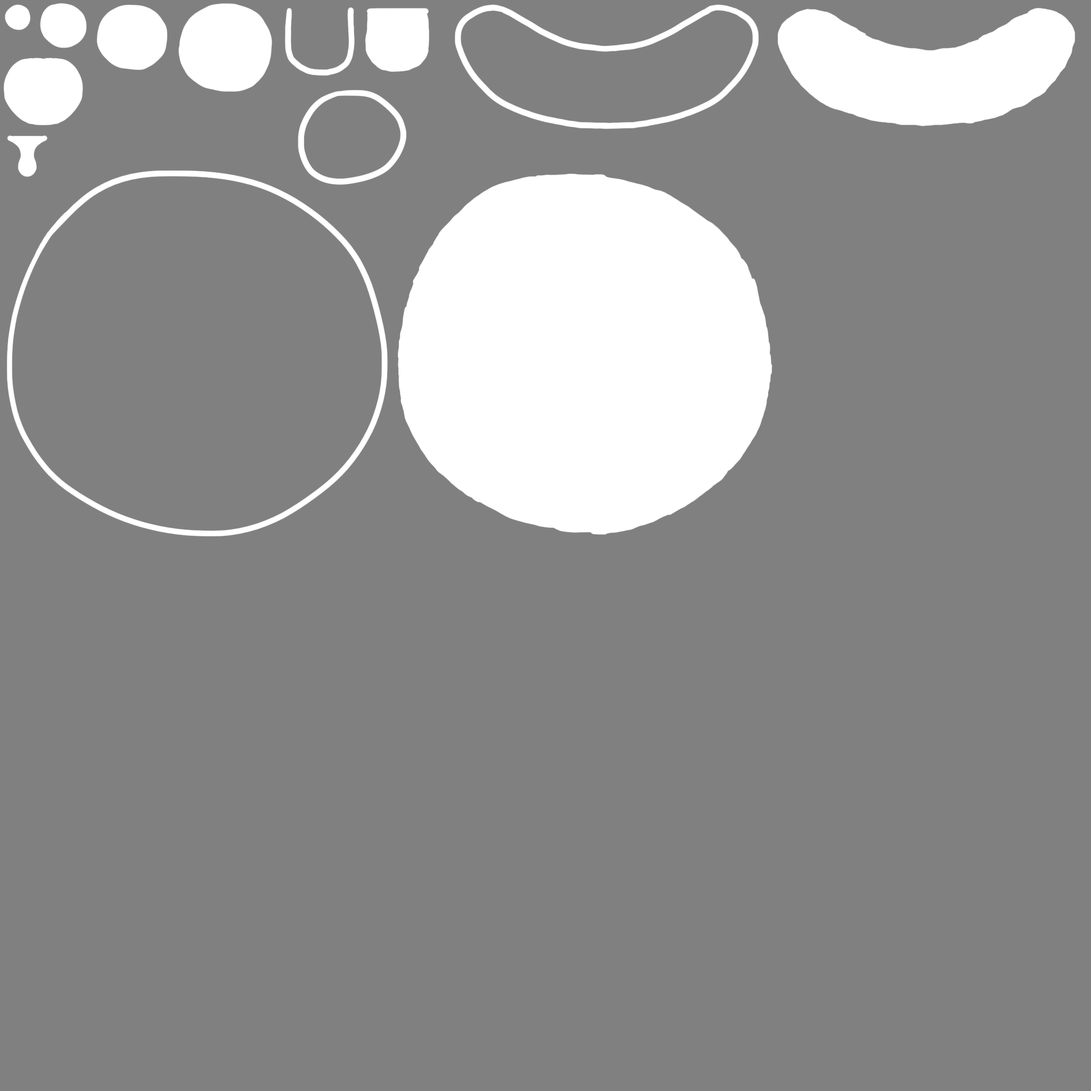
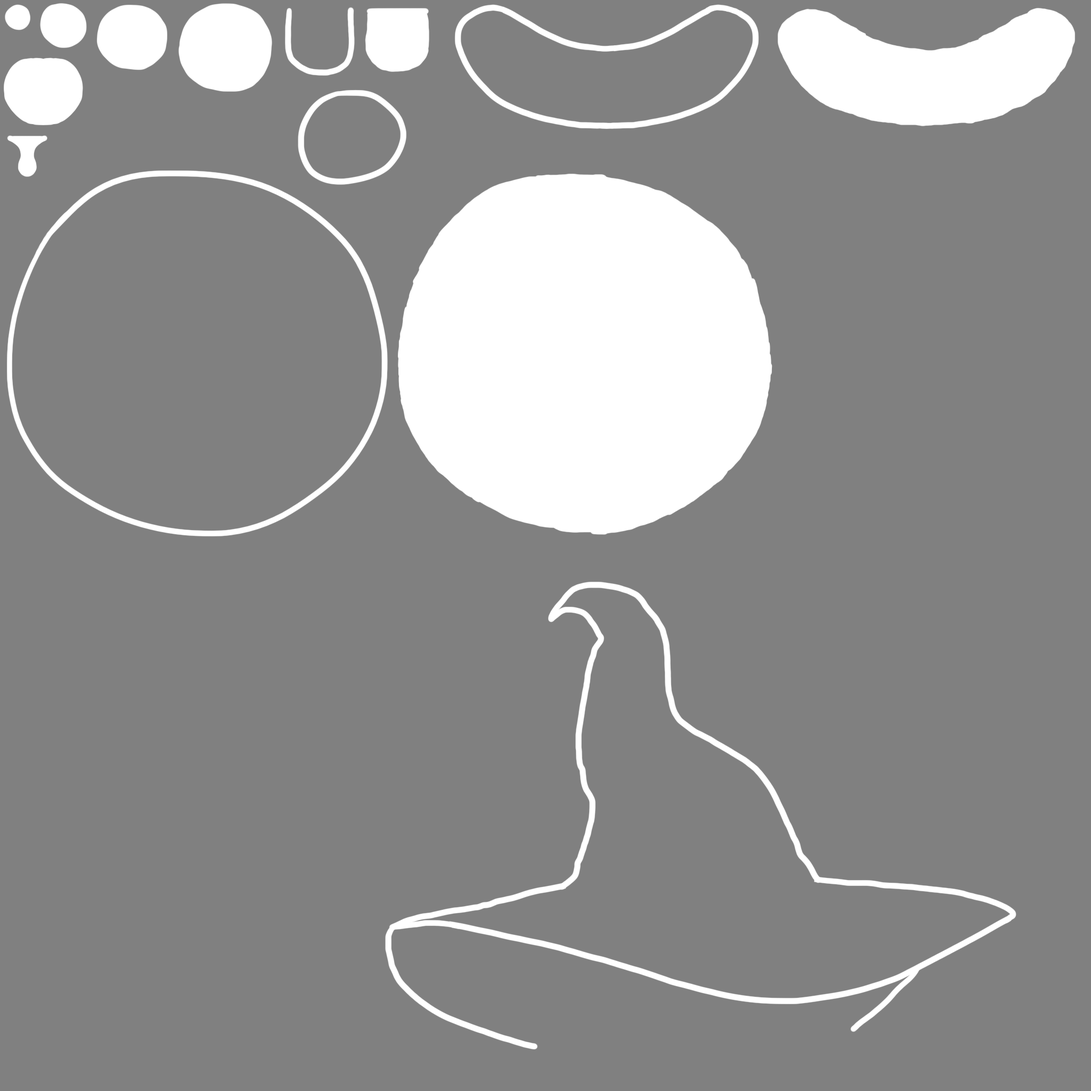
The second 1091 x 1091 image is a revision of the first. Changes to its layers:
renamed "Layer 1" to "Hat", painted on it over [385, 581, 1017, 1051]
